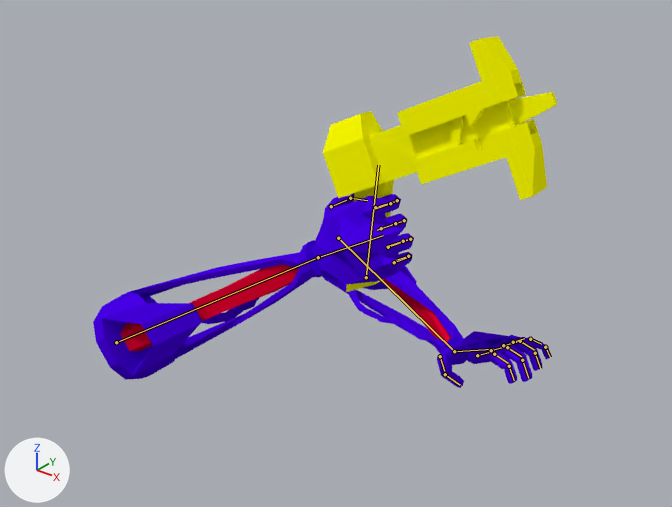
The Blender file Badass_Upgrade/DESIGN/GrupoA/Player/Gun/Armature/Completo.blend: old version first, new version second.
One viewpoint serves both versions: a 50 mm lens placed at (6.99, -8.34, 5.07), pointed at (1.02, -0.89, 0.45). Every picture has the same lights, and +X, +Y and +Z are marked at lower left. Both versions are drawn at frame 212 of the action 'Armature.002Action'; the numbers are the values there. The bones that bend it are drawn over the model as lines.

In view in the first picture: 'Cube.005', 'Gun', 'RArm'.
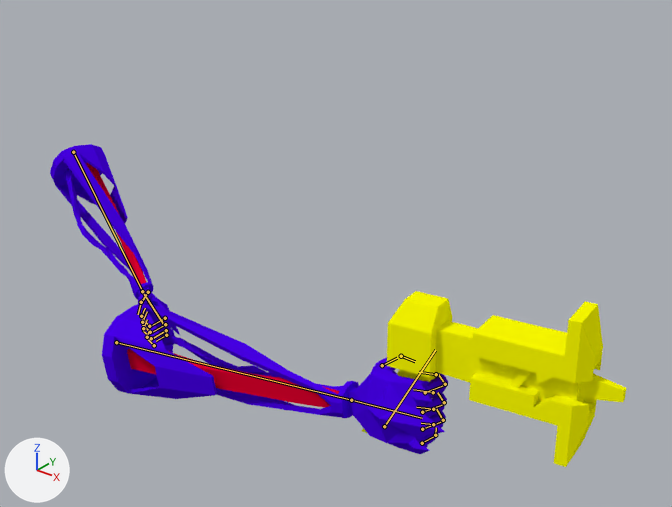
Location of each change, (x1, y1, x2, y2) in pixels of the pictures (672 x 507 px):
'Gun', posed (13% wider, 31% shorter): before (323, 36, 557, 292); after (362, 291, 626, 467)
'RArm', posed (8% wider, 20% shorter): before (93, 193, 414, 380); after (102, 304, 448, 454)
'Cube.005', posed (45% narrower, 24% taller): before (315, 233, 551, 388); after (50, 144, 180, 337)
bone 'Bone', root to tip: before (116, 342) to (318, 257); after (116, 342) to (351, 400)
bone 'Bone', root to tip: before (366, 277) to (378, 165); after (384, 426) to (435, 350)
bone 'Bone', root to tip: before (338, 238) to (454, 351); after (73, 152) to (142, 291)
bone 'Bone.001', root to tip: before (454, 351) to (493, 349); after (142, 291) to (164, 325)
bone 'Bone.004', root to tip: before (477, 355) to (492, 351); after (165, 318) to (151, 326)
bone 'Bone.005', root to tip: before (494, 354) to (508, 363); after (149, 326) to (141, 317)
bone 'Bone.007', root to tip: before (491, 350) to (505, 346); after (165, 324) to (151, 332)
bone 'Bone.008', root to tip: before (507, 347) to (521, 356); after (150, 332) to (142, 324)
bone 'Bone.010', root to tip: before (503, 345) to (518, 341); after (166, 330) to (152, 338)
bone 'Bone.011', root to tip: before (520, 341) to (534, 350); after (151, 338) to (142, 330)
bone 'Bone.013', root to tip: before (513, 342) to (524, 338); after (166, 335) to (156, 341)
bone 'Bone.014', root to tip: before (530, 339) to (541, 344); after (154, 345) to (148, 339)

The change, as a diff of the scene's bpy script:
```diff
--- a/Badass_Upgrade/DESIGN/GrupoA/Player/Gun/Armature/Completo.blend.py
+++ b/Badass_Upgrade/DESIGN/GrupoA/Player/Gun/Armature/Completo.blend.py
@@ bone_bone @@
 bone_bone = bpy.data.objects['Armature'].pose.bones['Bone']
-bone_bone.rotation_quaternion = (0.956, -0.08, 0.007, 0.282)  # degrees (-9, 3, 33)
+bone_bone.rotation_quaternion = (0.996, -0.058, 0.021, 0.058)  # degrees (-6, 3, 6)
@@ bone_bone_ @@
 bone_bone_ = bpy.data.objects['Armature.001'].pose.bones['Bone']
-bone_bone_.location = (-2.755, 0.457, 0.874)
-bone_bone_.rotation_quaternion = (0.964, -0.101, 0.067, 0.235)  # degrees (-10, 10, 27)
+bone_bone_.location = (-1.828, -0.553, 1.033)
+bone_bone_.rotation_quaternion = (0.997, -0.061, 0.039, 0.022)  # degrees (-7, 5, 2)
@@ bone_bone__ @@
 bone_bone__ = bpy.data.objects['Armature.002'].pose.bones['Bone']
-bone_bone__.location = (-0.002, 0.068, -0.054)
-bone_bone__.rotation_quaternion = (0.954, 0.212, -0.001, -0.019)  # degrees (25, 0, -2)
+bone_bone__.location = (0.0, -1.817, 0.016)
+bone_bone__.rotation_quaternion = (0.934, 0.116, -0.038, -0.26)  # degrees (14, -1, -31)
@@ bone_bone_001 @@
 bone_bone_001 = bpy.data.objects['Armature.002'].pose.bones['Bone.001']  # child of 'Bone'
-bone_bone_001.rotation_quaternion = (0.712, -0.234, 0.616, 0.162)  # degrees (-54, 80, -20)
+bone_bone_001.rotation_quaternion = (0.967, -0.06, 0.166, 0.025)  # degrees (-7, 20, 2)
@@ bone_bone_004 @@
 bone_bone_004 = bpy.data.objects['Armature.002'].pose.bones['Bone.004']  # child of 'Bone.001'
-bone_bone_004.location = (0.002, 0.004, 0.018)
-bone_bone_004.rotation_quaternion = (0.994, -0.026, 0.105, -0.02)  # degrees (-3, 12, -3)
+bone_bone_004.location = (0.0, 0.0, 0.0)
+bone_bone_004.rotation_quaternion = (0.709, 0.706, 0.0, 0.0)  # degrees (90, 0, 0)
@@ bone_bone_005 @@
 bone_bone_005 = bpy.data.objects['Armature.002'].pose.bones['Bone.005']  # child of 'Bone.004'
-bone_bone_005.location = (0.0, -0.006, 0.01)
-bone_bone_005.rotation_quaternion = (0.938, 0.343, 0.041, -0.003)  # degrees (40, 5, 1)
+bone_bone_005.location = (0.0, -0.004, 0.005)
+bone_bone_005.rotation_quaternion = (0.751, 0.66, 0.0, 0.0)  # degrees (83, 0, 0)
@@ bone_bone_007 @@
 bone_bone_007 = bpy.data.objects['Armature.002'].pose.bones['Bone.007']  # child of 'Bone.001'
-bone_bone_007.location = (0.001, 0.001, 0.005)
-bone_bone_007.rotation_quaternion = (0.994, -0.026, 0.105, -0.02)  # degrees (-3, 12, -3)
+bone_bone_007.location = (0.0, -0.001, 0.001)
+bone_bone_007.rotation_quaternion = (0.709, 0.706, 0.0, 0.0)  # degrees (90, 0, 0)
@@ bone_bone_008 @@
 bone_bone_008 = bpy.data.objects['Armature.002'].pose.bones['Bone.008']  # child of 'Bone.007'
-bone_bone_008.rotation_quaternion = (0.938, 0.343, 0.041, -0.003)  # degrees (40, 5, 1)
+bone_bone_008.rotation_quaternion = (0.751, 0.66, 0.0, 0.0)  # degrees (83, 0, 0)
@@ bone_bone_010 @@
 bone_bone_010 = bpy.data.objects['Armature.002'].pose.bones['Bone.010']  # child of 'Bone.001'
-bone_bone_010.location = (-0.001, -0.002, -0.007)
-bone_bone_010.rotation_quaternion = (0.994, -0.026, 0.105, -0.02)  # degrees (-3, 12, -3)
+bone_bone_010.location = (0.0, 0.0, 0.0)
+bone_bone_010.rotation_quaternion = (0.709, 0.706, 0.0, 0.0)  # degrees (90, 0, 0)
@@ bone_bone_011 @@
 bone_bone_011 = bpy.data.objects['Armature.002'].pose.bones['Bone.011']  # child of 'Bone.010'
-bone_bone_011.location = (0.0, -0.003, 0.0)
-bone_bone_011.rotation_quaternion = (0.938, 0.343, 0.041, -0.003)  # degrees (40, 5, 1)
+bone_bone_011.location = (0.0, -0.004, 0.005)
+bone_bone_011.rotation_quaternion = (0.751, 0.66, 0.0, 0.0)  # degrees (83, 0, 0)
@@ bone_bone_013 @@
 bone_bone_013 = bpy.data.objects['Armature.002'].pose.bones['Bone.013']  # child of 'Bone.001'
-bone_bone_013.location = (0.002, -0.004, 0.016)
-bone_bone_013.rotation_quaternion = (0.994, 0.026, 0.105, 0.02)  # degrees (3, 12, 3)
+bone_bone_013.location = (0.0, 0.001, 0.001)
+bone_bone_013.rotation_quaternion = (0.709, -0.706, 0.0, 0.0)  # degrees (-90, 0, 0)
@@ bone_bone_014 @@
 bone_bone_014 = bpy.data.objects['Armature.002'].pose.bones['Bone.014']  # child of 'Bone.013'
-bone_bone_014.location = (0.001, 0.018, 0.006)
-bone_bone_014.rotation_quaternion = (0.948, 0.31, 0.063, -0.047)  # degrees (36, 9, -3)
+bone_bone_014.location = (0.0, 0.013, -0.015)
+bone_bone_014.rotation_quaternion = (0.751, 0.66, 0.0, 0.0)  # degrees (83, 0, 0)
```
